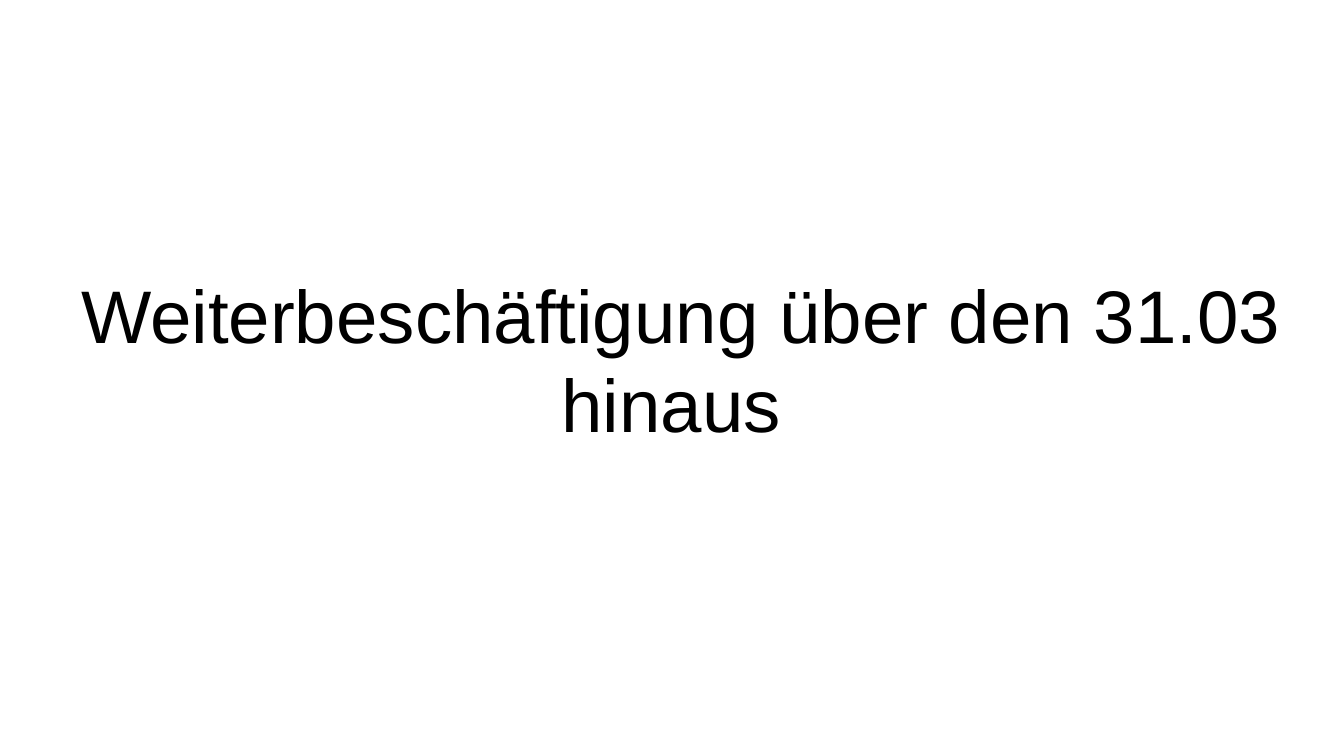
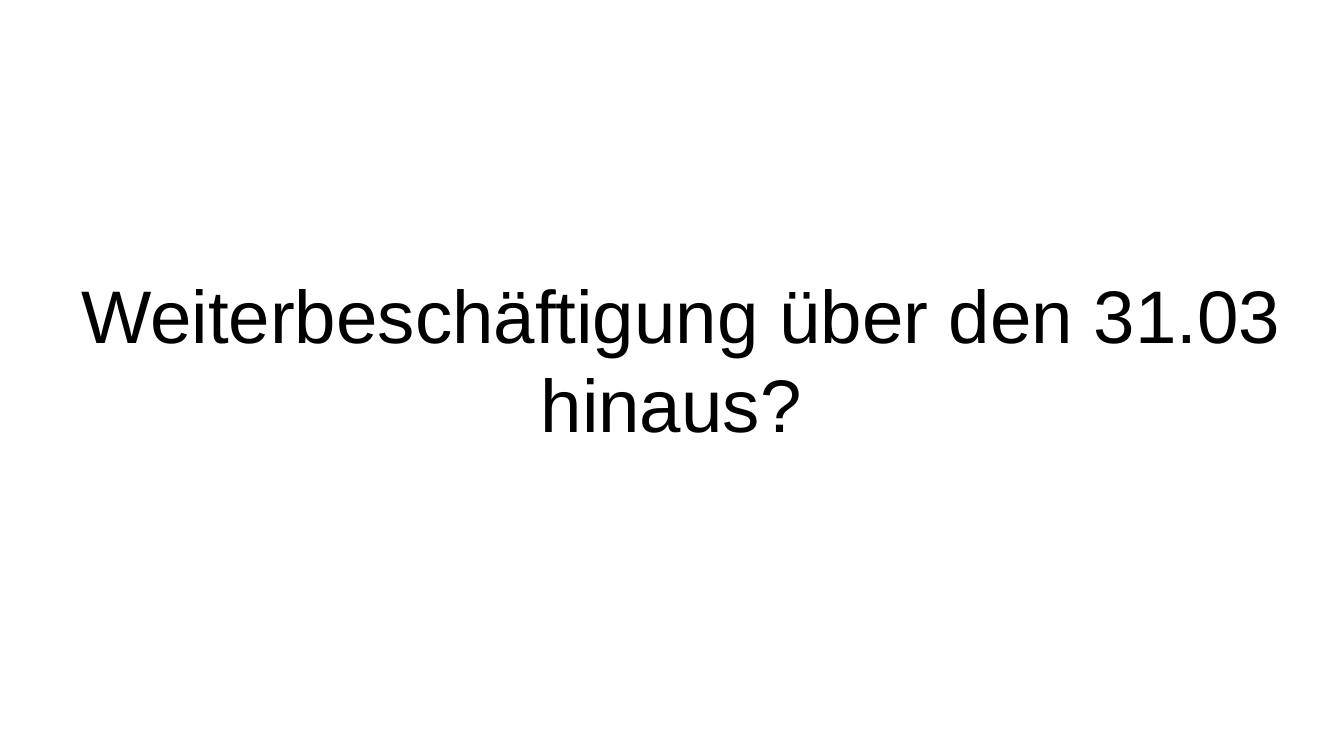
Before and after one commit to wwjbrugger/DCDL_smaller, a slide deck: slide 24 of Zwischenergebnisse/Zwischenergebnisse.odp (slide 22 before the commit). Drawn at 1344x756 pixels with LibreOffice and Linux fonts; fonts in the diff are those of the drawing. Boxes give left, top, right and bottom in pixels: in the first picture for what was removed or moved away, otherwise in the second. Text is boxed around its words. In the diff, an @@ line names an element or a change of style, - is before the commit and + after.

```diff
--- a/Zwischenergebnisse/Zwischenergebnisse.odp
+++ b/Zwischenergebnisse/Zwischenergebnisse.odp
@@ title at [81,289,1280,433]: text changed @@
-Weiterbeschäftigung über den 31.03 hinaus
+Weiterbeschäftigung über den 31.03 hinaus?
```
Also in this commit, not shown: 18 other slides changed, 2 slides added, 3 other files.
